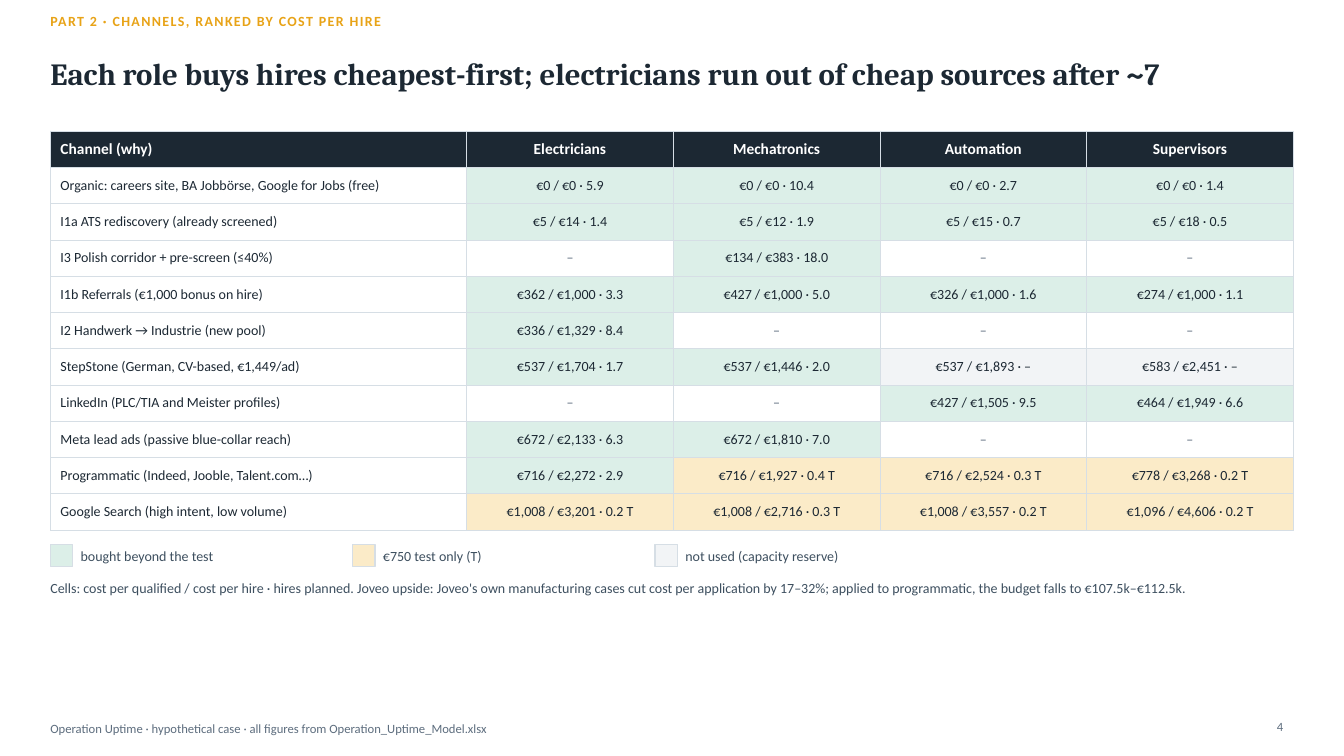
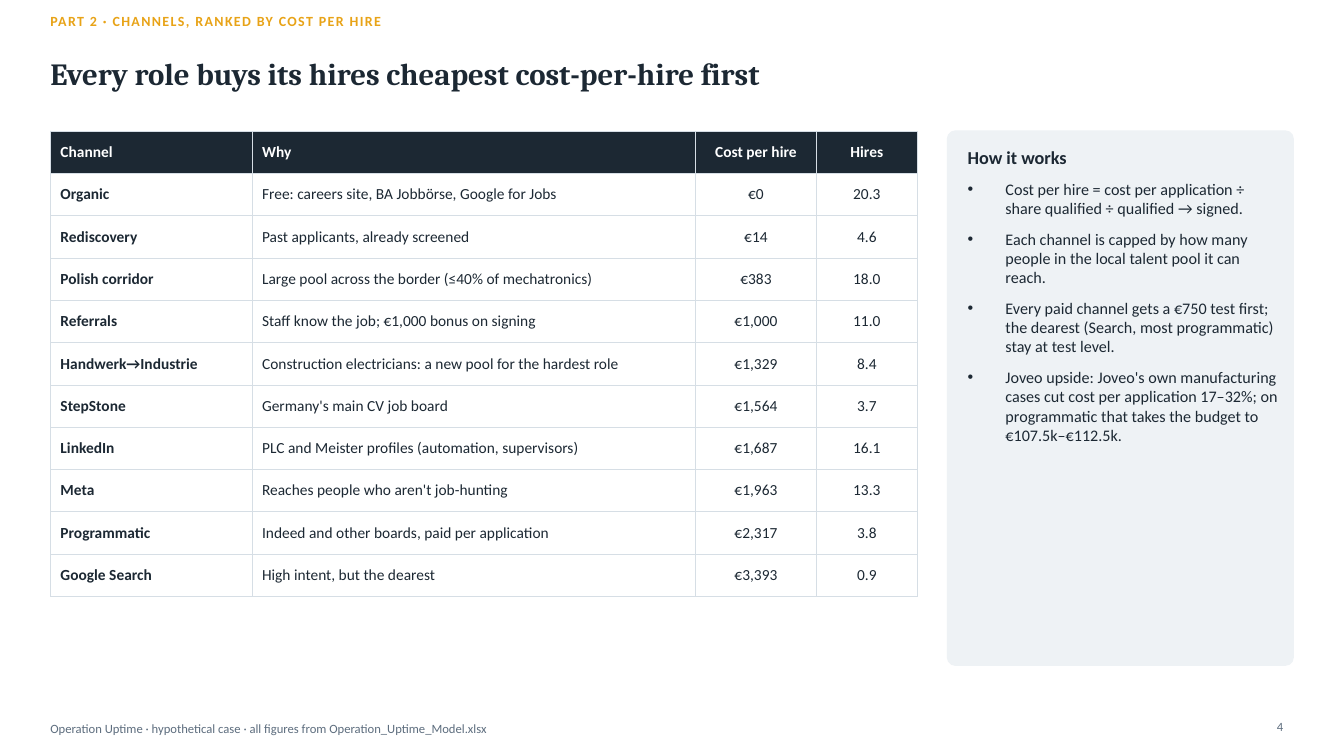
Before and after one commit to Anurag160596/haystack, a slide deck: slide 4 of operation_uptime/Operation_Uptime_Deck.pptx. Drawn at 1344x756 pixels with LibreOffice and Linux fonts; fonts in the diff are those of the drawing. Boxes give left, top, right and bottom in pixels: in the first picture for what was removed or moved away, otherwise in the second. Text is boxed around its words. In the diff, an @@ line names an element or a change of style, - is before the commit and + after.

```diff
--- a/operation_uptime/Operation_Uptime_Deck.pptx
+++ b/operation_uptime/Operation_Uptime_Deck.pptx
@@ title at <box>50,63,760,92</box>: text changed @@
-Each role buys hires cheapest-first; electricians run out of cheap sources after ~7
+Every role buys its hires cheapest cost-per-hire first
@@ table at <box>50,131,918,587</box> @@
-column 1: Channel (why) | Organic: careers site, BA Jobbörse, Google for Jobs (free) | I1a ATS rediscovery (already screened) | I3 Polish corridor + pre-screen (≤40%) | I1b Referrals (€1,000 bonus on hire) | I2 Handwerk → Industrie (new pool) | StepStone (German, CV-based, €1,449/ad) | LinkedIn (PLC/TIA and Meister profiles) | Meta lead ads (passive blue-collar reach) | Programmatic (Indeed, Jooble, Talent.com…) | Google Search (high intent, low volume)
-column 2: Electricians | €0 / €0 · 5.9 | €5 / €14 · 1.4 | – | €362 / €1,000 · 3.3 | €336 / €1,329 · 8.4 | €537 / €1,704 · 1.7 | – | €672 / €2,133 · 6.3 | €716 / €2,272 · 2.9 | €1,008 / €3,201 · 0.2 T
-column 3: Mechatronics | €0 / €0 · 10.4 | €5 / €12 · 1.9 | €134 / €383 · 18.0 | €427 / €1,000 · 5.0 | – | €537 / €1,446 · 2.0 | – | €672 / €1,810 · 7.0 | €716 / €1,927 · 0.4 T | €1,008 / €2,716 · 0.3 T
-column 4: Automation | €0 / €0 · 2.7 | €5 / €15 · 0.7 | – | €326 / €1,000 · 1.6 | – | €537 / €1,893 · – | €427 / €1,505 · 9.5 | – | €716 / €2,524 · 0.3 T | €1,008 / €3,557 · 0.2 T
-column 5: Supervisors | €0 / €0 · 1.4 | €5 / €18 · 0.5 | – | €274 / €1,000 · 1.1 | – | €583 / €2,451 · – | €464 / €1,949 · 6.6 | – | €778 / €3,268 · 0.2 T | €1,096 / €4,606 · 0.2 T
+column 1: Channel | Organic | Rediscovery | Polish corridor | Referrals | Handwerk→Industrie | StepStone | LinkedIn | Meta | Programmatic | Google Search
+column 2: Why | Free: careers site, BA Jobbörse, Google for Jobs | Past applicants, already screened | Large pool across the border (≤40% of mechatronics) | Staff know the job; €1,000 bonus on signing | Construction electricians: a new pool for the hardest role | Germany's main CV job board | PLC and Meister profiles (automation, supervisors) | Reaches people who aren't job-hunting | Indeed and other boards, paid per application | High intent, but the dearest
+column 3: Cost per hire | €0 | €14 | €383 | €1,000 | €1,329 | €1,564 | €1,687 | €1,963 | €2,317 | €3,393
+column 4: Hires | 20.3 | 4.6 | 18.0 | 11.0 | 8.4 | 3.7 | 16.1 | 13.3 | 3.8 | 0.9
@@ table: place and size @@
-table at <box>50,131,1294,523</box>
+table at <box>50,131,918,587</box>
@@ rounded rectangle added at <box>948,131,1294,665</box>, fill #EEF2F5, outline #EEF2F5 1 pt @@
@@ text added at <box>968,151,1278,441</box>, 11.5 pt, text #1C2833 @@
+How it works
+• Cost per hire = cost per application ÷ share qualified ÷ qualified → signed.
+• Each channel is capped by how many people in the local talent pool it can reach.
+• Every paid channel gets a €750 test first; the dearest (Search, most programmatic) stay at test level.
+• Joveo upside: Joveo's own manufacturing cases cut cost per application 17–32%; on programmatic that takes the budget to €107.5k–€112.5k.
@@ rectangle removed at <box>50,544,73,567</box> @@
@@ text removed at <box>81,551,213,564</box> @@
-bought beyond the test
@@ rectangle removed at <box>353,544,375,567</box> @@
@@ text removed at <box>383,551,481,563</box> @@
-€750 test only (T)
@@ rectangle removed at <box>655,544,678,567</box> @@
@@ text removed at <box>685,551,838,564</box> @@
-not used (capacity reserve)
@@ text removed at <box>50,583,1186,596</box> @@
-Cells: cost per qualified / cost per hire · hires planned. Joveo upside: Joveo's own manufacturing cases cut cost per application by 17–32%; applied to programmatic, the budget falls to €107.5k–€112.5k.
```
Also in this commit, not shown: 7 other slides changed, 1 other file.
